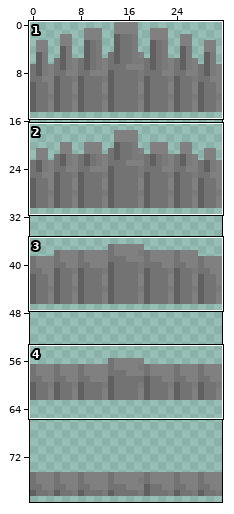
Two states of a sprite sheet, textures/gate.png. The first picture is a wide view before the edit; the outline marks the close-up.
Close-up. The starting point:
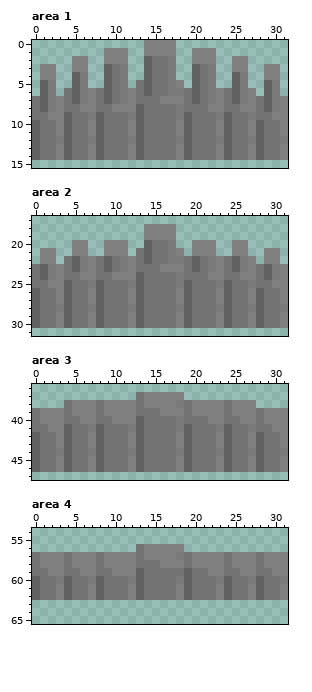
The file is 32x80 pixels. Colours within 5 levels of each other are drawn and written as one. Shown: area 1: x 0..31, y 0..15; area 2: x 0..31, y 17..31; area 3: x 0..31, y 36..47; area 4: x 0..31, y 54..65. The commit also changed other parts of the picture, which this record leaves out.
And afterwards:
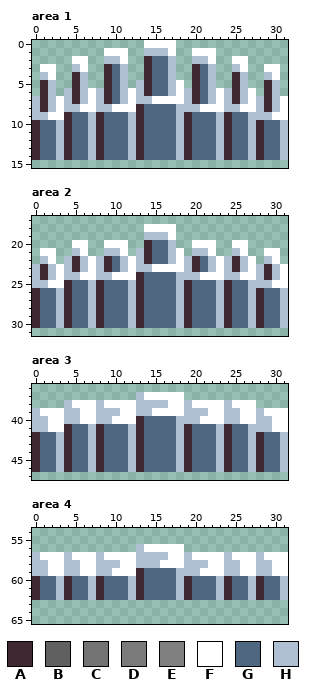
Palette (. is transparent): A #3f2832  B #606060  C #737373  D #7a7a7a  E #808080  F #ffffff  G #4f6781  H #afbfd2
What changed:
--- area 1
@@ x 0..31 @@
- 0 ..............EEEE..............
- 1 .........EEE..EEEE..EEE.........
- 2 .....EE..EEE..BCCD..EEE..EE.....
- 3 .EE..EE..BCD..BCCD..BCD..EE..EE.
- 4 .EE..BD..BCD..BCCD..BCD..BD..EE.
- 5 .BD..BD..BCD.CBCCDE.BCD..BD..BD.
- 6 .BD.CBDECBCDECBCCDDCBCDECBDE.BD.
- 7 CBDECBDECBCDECCCEEECBCDECBDECBDE
- 8 CBDECCEECCEEEBCCCCDCCCEECCEECBDE
- 9 CCEEBCCDBCCCDBCCCCDBCCCDBCCDCCEE
-10 BCCEBCCEBCCCEBCCCCEBCCCEBCCEBCCE
-11 BCCEBCCEBCCCEBCCCCEBCCCEBCCEBCCE
-12 BCCDBCCDBCCCDBCCCCDBCCCDBCCDBCCD
-13 BCCEBCCEBCCCEBCCCCEBCCCEBCCEBCCE
-14 BCCEBCCEBCCCEBCCCCEBCCCEBCCEBCCE
+ 0 ..............FFFF..............
+ 1 .........FFF..HHHF..FFF.........
+ 2 .....FF..HHF..AGGH..HHF..FF.....
+ 3 .FF..HF..AGH..AGGH..AGH..HF..FF.
+ 4 .HF..AH..AGH..AGGH..AGH..AH..HF.
+ 5 .AH..AH..AGH.HAGGHF.AGH..AH..AH.
+ 6 .AH.HAHFHAGHFHAGGHFHAGHFHAHF.AH.
+ 7 HAHFHAHFHAGHFHHFFFFHAGHFHAHFHAHF
+ 8 HAHFHHFFHHFFFAGGGGHHHFFFHHFFHAHF
+ 9 HHFFAGGHAGGGHAGGGGHAGGGHAGGHHHFF
+10 AGGHAGGHAGGGHAGGGGHAGGGHAGGHAGGH
+11 AGGHAGGHAGGGHAGGGGHAGGGHAGGHAGGH
+12 AGGHAGGHAGGGHAGGGGHAGGGHAGGHAGGH
+13 AGGHAGGHAGGGHAGGGGHAGGGHAGGHAGGH
+14 AGGHAGGHAGGGHAGGGGHAGGGHAGGHAGGH
 15 ................................
--- area 2
@@ x 0..31 @@
 17 ................................
-18 ..............EEEE..............
-19 ..............EEEE..............
-20 .....EE..EEE..BCCD..EEE..EE.....
-21 .EE..EE..EEE.CBCCDE.EEE..EE..EE.
-22 .EE.CBDECBCDECBCCDDCBCDECBDE.EE.
-23 CBDECBDECBCDECCCEEECBCDECBDECBDE
-24 CBDECCEECCEEEBCCCCDCCCEECCEECBDE
-25 CCEEBCCDBCCCDBCCCCDBCCCDBCCDCCEE
-26 BCCEBCCEBCCCEBCCCCEBCCCEBCCEBCCE
-27 BCCEBCCEBCCCEBCCCCEBCCCEBCCEBCCE
-28 BCCDBCCDBCCCDBCCCCDBCCCDBCCDBCCD
-29 BCCEBCCEBCCCEBCCCCEBCCCEBCCEBCCE
-30 BCCEBCCEBCCCEBCCCCEBCCCEBCCEBCCE
+18 ..............FFFF..............
+19 ..............HHHF..............
+20 .....FF..FFF..AGGH..FFF..FF.....
+21 .FF..HF..HHF.HAGGHF.HHF..HF..FF.
+22 .HF.HAHFHAGHFHAGGHFHAGHFHAHF.HF.
+23 HAHFHAHFHAGHFHHFFFFHAGHFHAHFHAHF
+24 HAHFHHFFHHFFFAGGGGHHHFFFHHFFHAHF
+25 HHFFAGGHAGGGHAGGGGHAGGGHAGGHHHFF
+26 AGGHAGGHAGGGHAGGGGHAGGGHAGGHAGGH
+27 AGGHAGGHAGGGHAGGGGHAGGGHAGGHAGGH
+28 AGGHAGGHAGGGHAGGGGHAGGGHAGGHAGGH
+29 AGGHAGGHAGGGHAGGGGHAGGGHAGGHAGGH
+30 AGGHAGGHAGGGHAGGGGHAGGGHAGGHAGGH
 31 ................................
--- area 3
@@ x 0..31 @@
 36 ................................
-37 .............CEEEEE.............
-38 ....CEEECEEEECEEEEDCEEEECEEE....
-39 CEEECEEECEEEECCCEEECEEEECEEECEEE
-40 CEEECCEECCEEEBCCCCDCCCEECCEECEEE
-41 CCEEBCCDBCCCDBCCCCDBCCCDBCCDCCEE
-42 BCCEBCCEBCCCEBCCCCEBCCCEBCCEBCCE
-43 BCCEBCCEBCCCEBCCCCEBCCCEBCCEBCCE
-44 BCCDBCCDBCCCDBCCCCDBCCCDBCCDBCCD
-45 BCCEBCCEBCCCEBCCCCEBCCCEBCCEBCCE
-46 BCCEBCCEBCCCEBCCCCEBCCCEBCCEBCCE
+37 .............HFFFFF.............
+38 ....HFFFHFFFFHHHHFFHFFFFHFFF....
+39 HFFFHHFFHHHFFHHFFFFHHHFFHHFFHFFF
+40 HHFFHHFFHHFFFAGGGGHHHFFFHHFFHHFF
+41 HHFFAGGHAGGGHAGGGGHAGGGHAGGHHHFF
+42 AGGHAGGHAGGGHAGGGGHAGGGHAGGHAGGH
+43 AGGHAGGHAGGGHAGGGGHAGGGHAGGHAGGH
+44 AGGHAGGHAGGGHAGGGGHAGGGHAGGHAGGH
+45 AGGHAGGHAGGGHAGGGGHAGGGHAGGHAGGH
+46 AGGHAGGHAGGGHAGGGGHAGGGHAGGHAGGH
 47 ................................
--- area 4
@@ x 0..31 @@
 55 ................................
-56 .............CEEEEE.............
-57 CEEECEEECEEEECEEEEDCEEEECEEECEEE
-58 CEEECEEECEEEECCCEEECEEEECEEECEEE
-59 CCEECCEECCEEEBCCCCCBCCEECCEECCEE
-60 BCCDBCCDBCCCDBCCCCDBCCCDBCCDBCCD
-61 BCCEBCCEBCCCEBCCCCEBCCCEBCCEBCCE
-62 BCCEBCCEBCCCEBCCCCEBCCCEBCCEBCCE
+56 .............HFFFFF.............
+57 HFFFHFFFHFFFFHHHHFFHFFFFHFFFHFFF
+58 HHFFHHFFHHHFFHHHFFFHHHFFHHFFHHFF
+59 HHFFHHFFHHFFFAGGGGHHHFFFHHFFHHFF
+60 AGGHAGGHAGGGHAGGGGHAGGGHAGGHAGGH
+61 AGGHAGGHAGGGHAGGGGHAGGGHAGGHAGGH
+62 AGGHAGGHAGGGHAGGGGHAGGGHAGGHAGGH
 63 ................................
